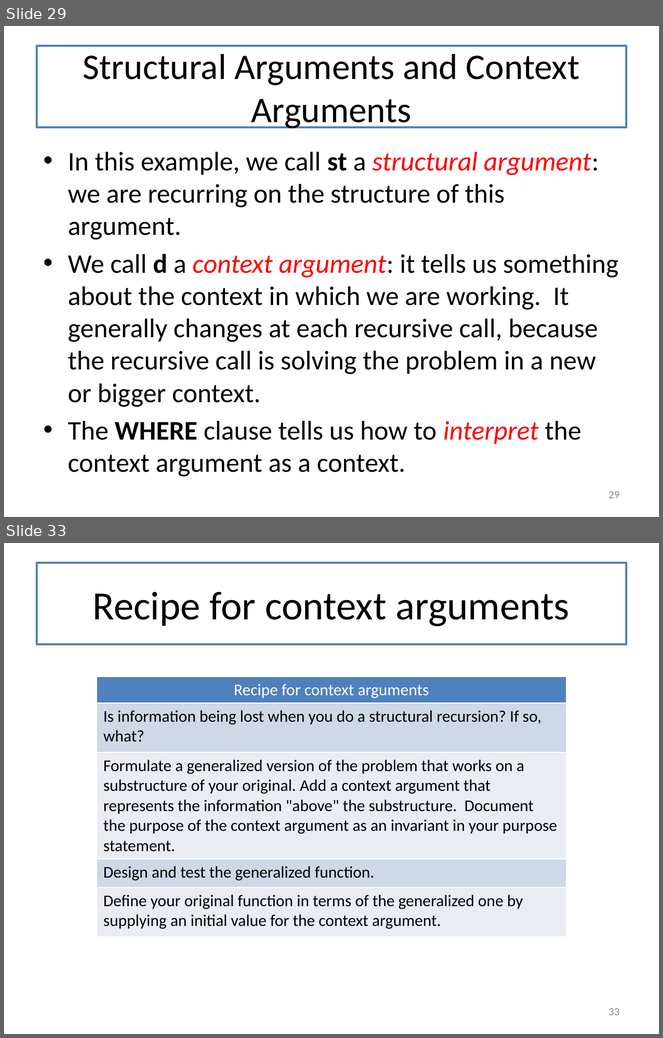
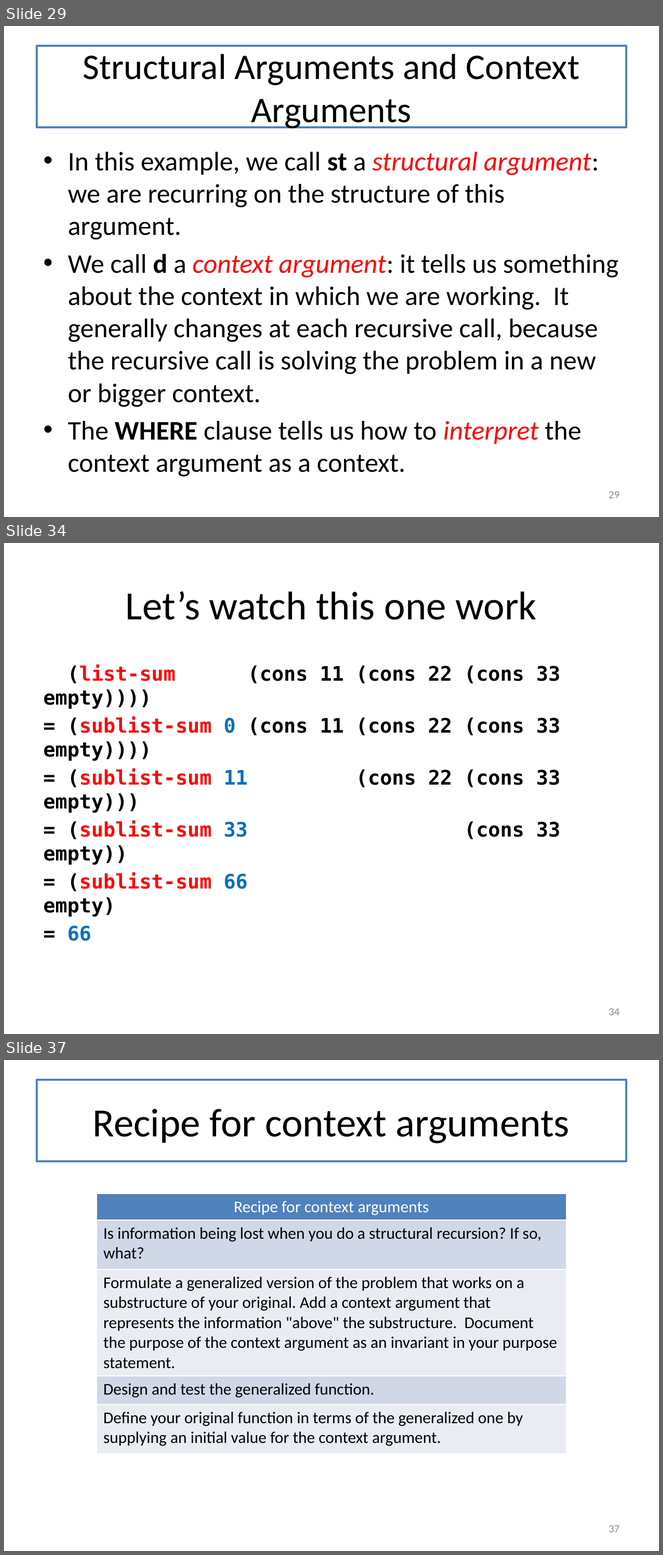
Before and after one commit to mwand/cs5010f17, a slide deck: Slides/Lesson 7.1-7.3 Invariants Combined.pptx. Shown one above the other, each under a label of ours: slides 29 and 33 before the commit, slides 29, 34 and 37 after it; the slides between them are not shown. The pictures are 663x1038 and 663x1555 pixels, drawn with LibreOffice and Linux fonts; fonts in the diff are those of the drawing. Boxes give left, top, right and bottom in pixels: in the first picture for what was removed or moved away, otherwise in the second. Text is boxed around its words. In the diff, an @@ line names an element or a change of style, - is before the commit and + after.

```diff
--- a/Slides/Lesson 7.1-7.3 Invariants Combined.pptx
+++ b/Slides/Lesson 7.1-7.3 Invariants Combined.pptx
@@ slide 34 added at (x1=4, y1=543, x2=659, y2=1034), background #FFFFFF @@
@@ title added at (x1=37, y1=563, x2=626, y2=644), fill #FFFFFF, outline #4F81BD 2 pt, 44 pt, text #000000 @@
+Let’s watch this one work
@@ text added at (x1=44, y1=665, x2=560, y2=941), 22 pt, text #000000, bold @@
+(list-sum (cons 11 (cons 22 (cons 33 empty))))
+= (sublist-sum 0 (cons 11 (cons 22 (cons 33 empty))))
+= (sublist-sum 11 (cons 22 (cons 33 empty)))
+= (sublist-sum 33 (cons 33 empty))
+= (sublist-sum 66 empty)
+= 66
@@ page number added at (x1=609, y1=1008, x2=620, y2=1016), 12 pt, text #8C8C8C @@
+34
@@ what was slide 33 is now slide 37 @@
@@ page number at (x1=609, y1=1525, x2=620, y2=1533): text changed @@
-33
+37
```
Also in this commit, not shown: 1 slide changed, 5 other slides added, 2 slides removed, 3 other files.
